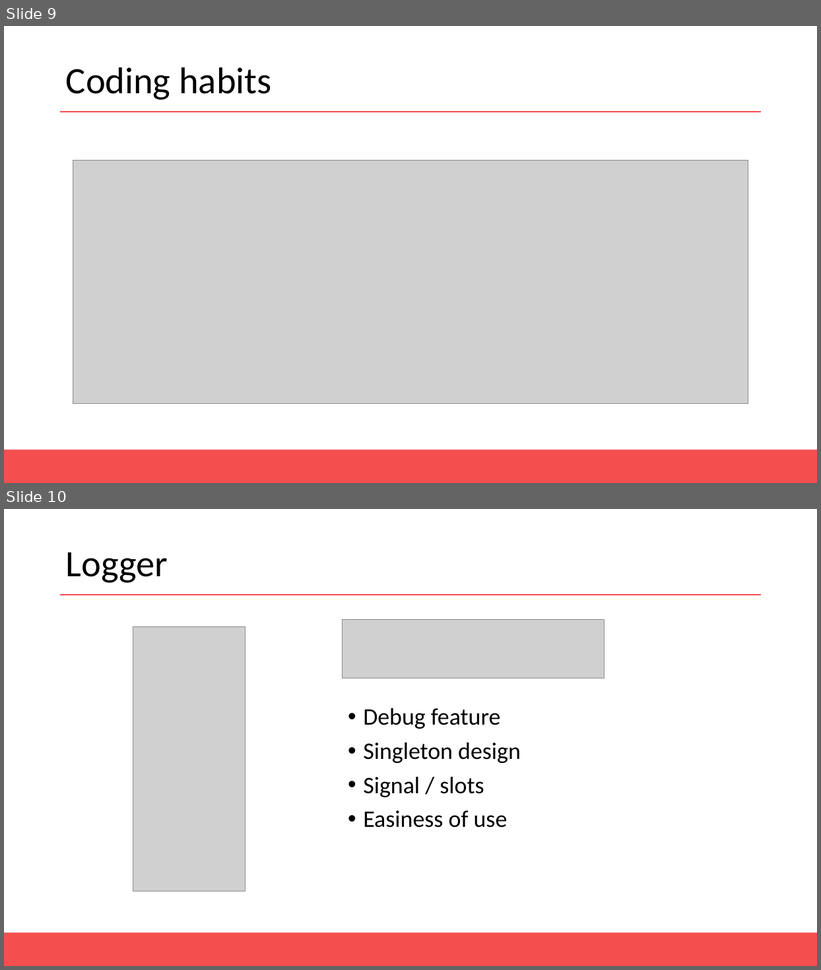
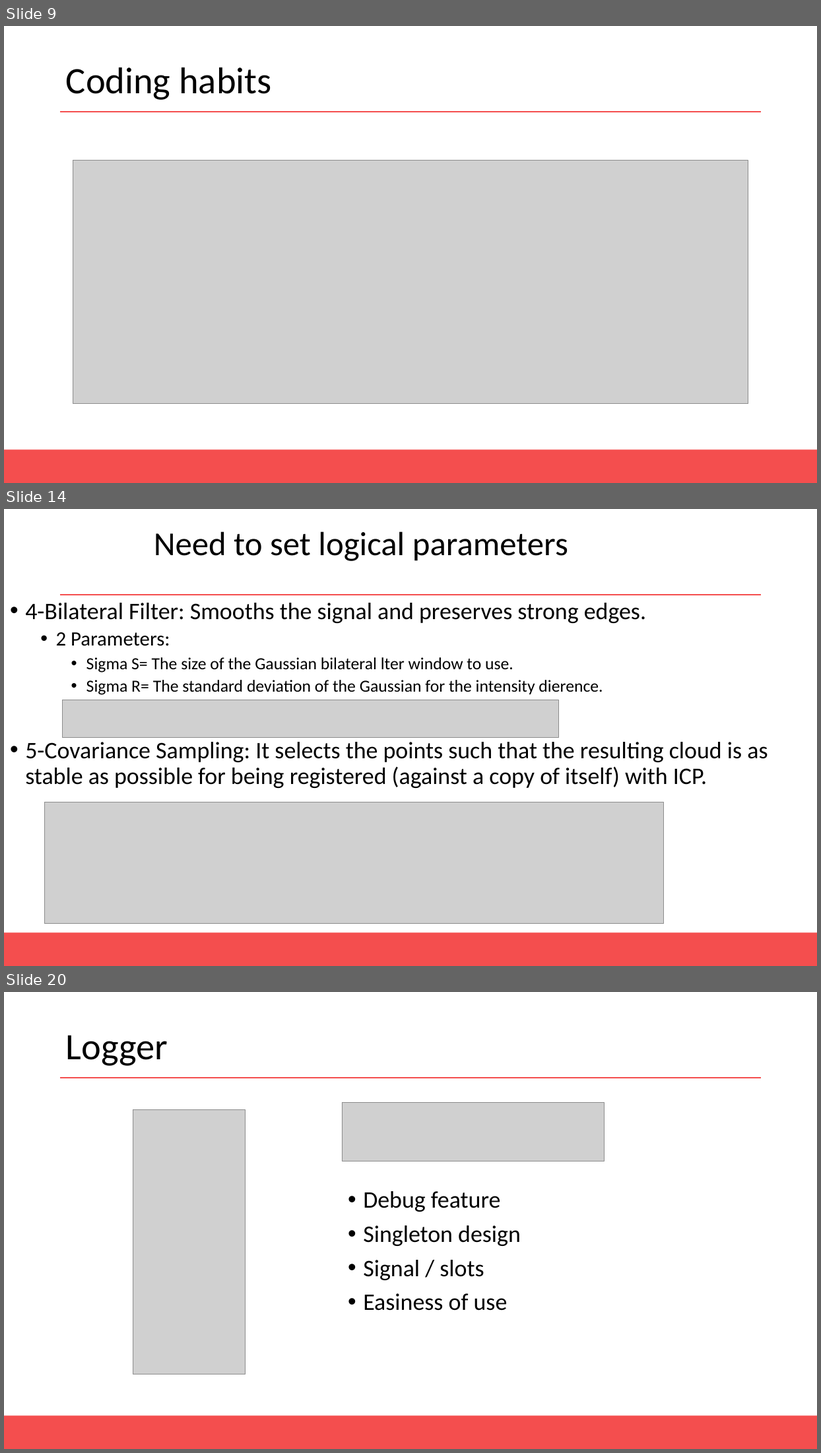
Before and after one commit to AntoineMerlet/3DScan, a slide deck: Presentation/MAGMA Presentation.pptx. Shown one above the other, each under a label of ours: slides 9 and 10 before the commit, slides 9, 14 and 20 after it; the slides between them are not shown. The pictures are 821x970 and 821x1453 pixels, drawn with LibreOffice and Linux fonts; fonts in the diff are those of the drawing; grey boxes stand for pictures. Boxes give left, top, right and bottom in pixels: in the first picture for what was removed or moved away, otherwise in the second. Text is boxed around its words. In the diff, an @@ line names an element or a change of style, - is before the commit and + after.

Commit message:
End

```diff
--- a/Presentation/MAGMA Presentation.pptx
+++ b/Presentation/MAGMA Presentation.pptx
@@ slide 14 added at (x1=4, y1=509, x2=817, y2=966), background #FFFFFF; not listed: 2 template elements that a slide beside it also shows @@
@@ title added at (x1=154, y1=531, x2=568, y2=561), 39.6 pt, text #000000 @@
+Need to set logical parameters
@@ text added at (x1=25, y1=603, x2=768, y2=788), 28 pt, text #000000 @@
+• 4-Bilateral Filter: Smooths the signal and preserves strong edges.
+  • 2 Parameters:
+    • Sigma S= The size of the Gaussian bilateral lter window to use.
+    • Sigma R= The standard deviation of the Gaussian for the intensity dierence.
+• 5-Covariance Sampling: It selects the points such that the resulting cloud is as stable as possible for being registered (against a copy of itself) with ICP.
@@ picture added at (x1=63, y1=700, x2=558, y2=738) @@
@@ picture added at (x1=45, y1=803, x2=664, y2=924) @@
@@ what was slide 10 is now slide 20 @@
```
Also in this commit, not shown: 10 other slides added.
